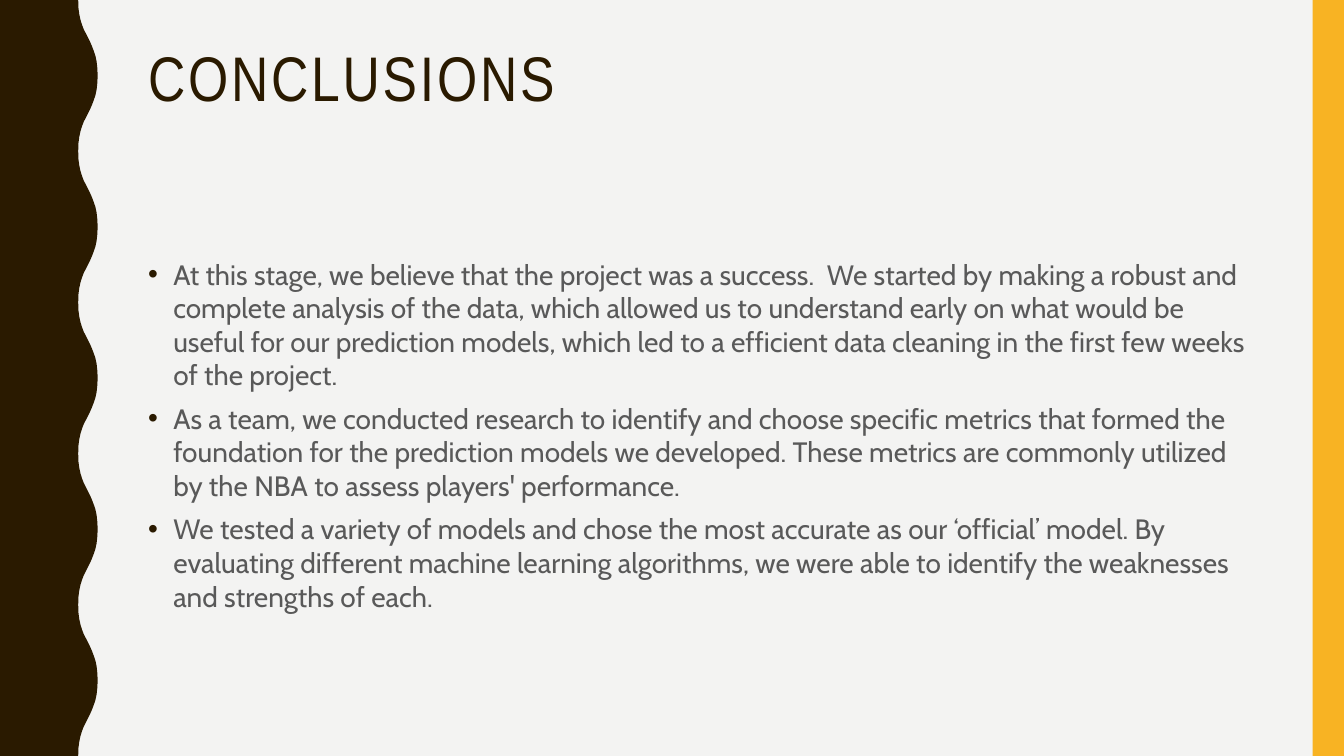
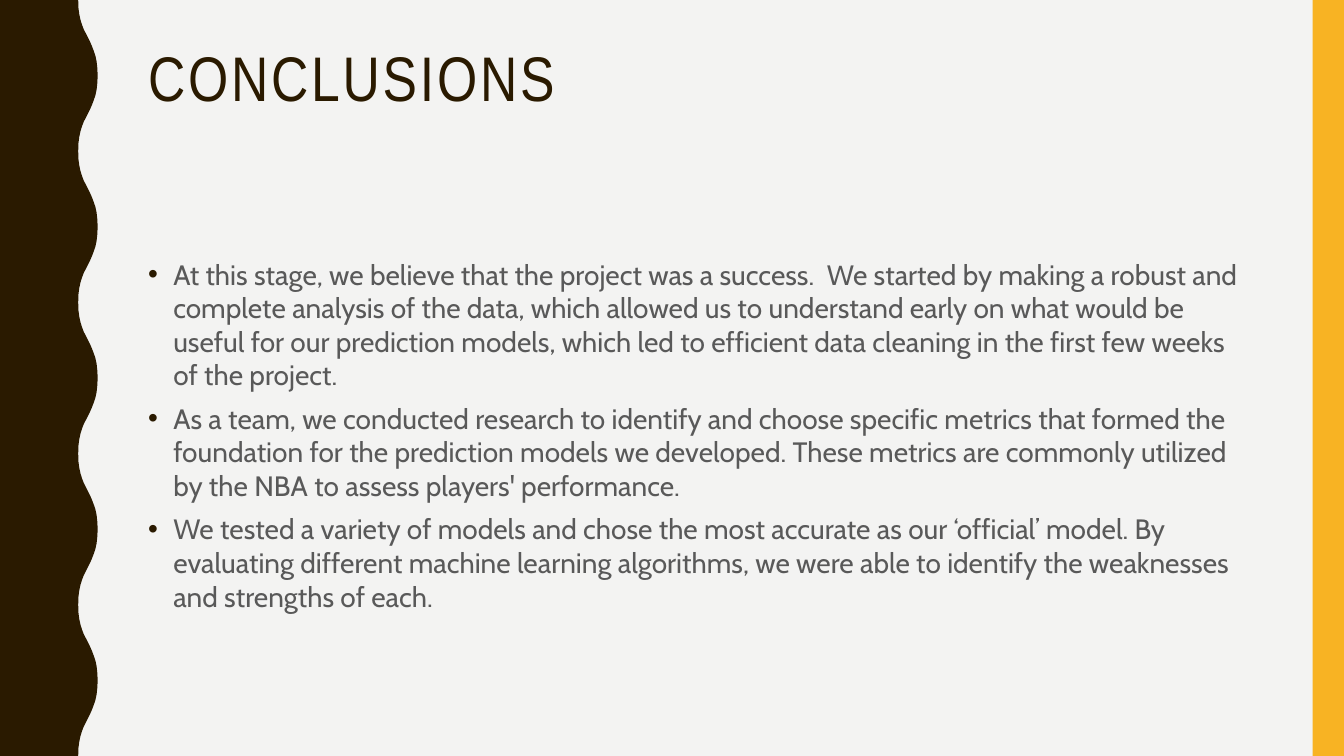
Before and after one commit to afs202005277/AC, a slide deck: slide 13 of ppt projeto.pptx. Drawn at 1344x756 pixels with LibreOffice and Linux fonts; fonts in the diff are those of the drawing. Boxes give left, top, right and bottom in pixels: in the first picture for what was removed or moved away, otherwise in the second. Text is boxed around its words. In the diff, an @@ line names an element or a change of style, - is before the commit and + after.

```diff
--- a/ppt projeto.pptx
+++ b/ppt projeto.pptx
@@ text at (x1=173, y1=264, x2=1237, y2=392): text changed @@
-• At this stage, we believe that the project was a success. We started by making a robust and complete analysis of the data, which allowed us to understand early on what would be useful for our prediction models, which led to a efficient data cleaning in the first few weeks of the project.
+• At this stage, we believe that the project was a success. We started by making a robust and complete analysis of the data, which allowed us to understand early on what would be useful for our prediction models, which led to efficient data cleaning in the first few weeks of the project.
```
Also in this commit, not shown: 4 other slides changed, 1 other file.
